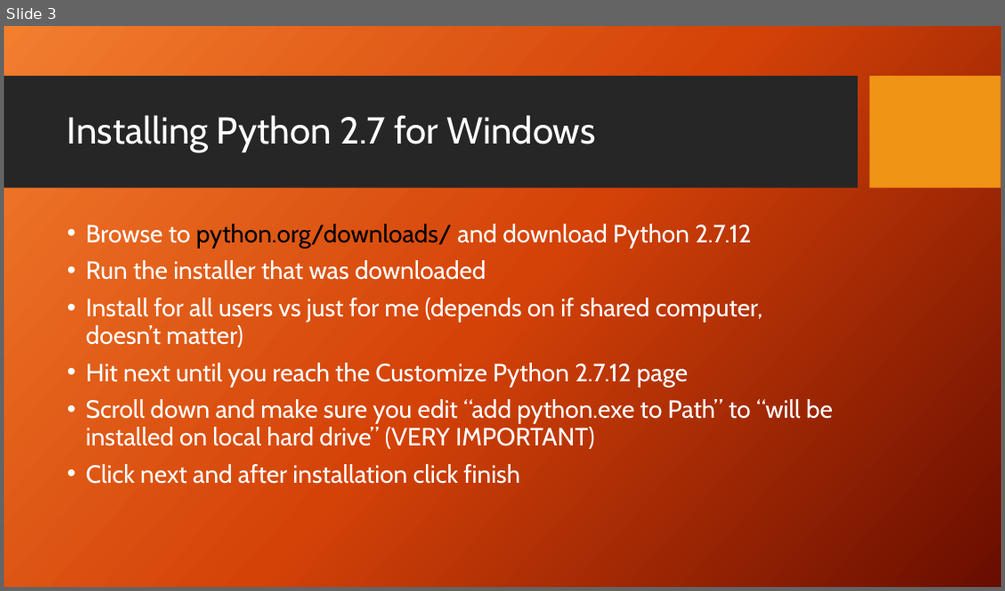
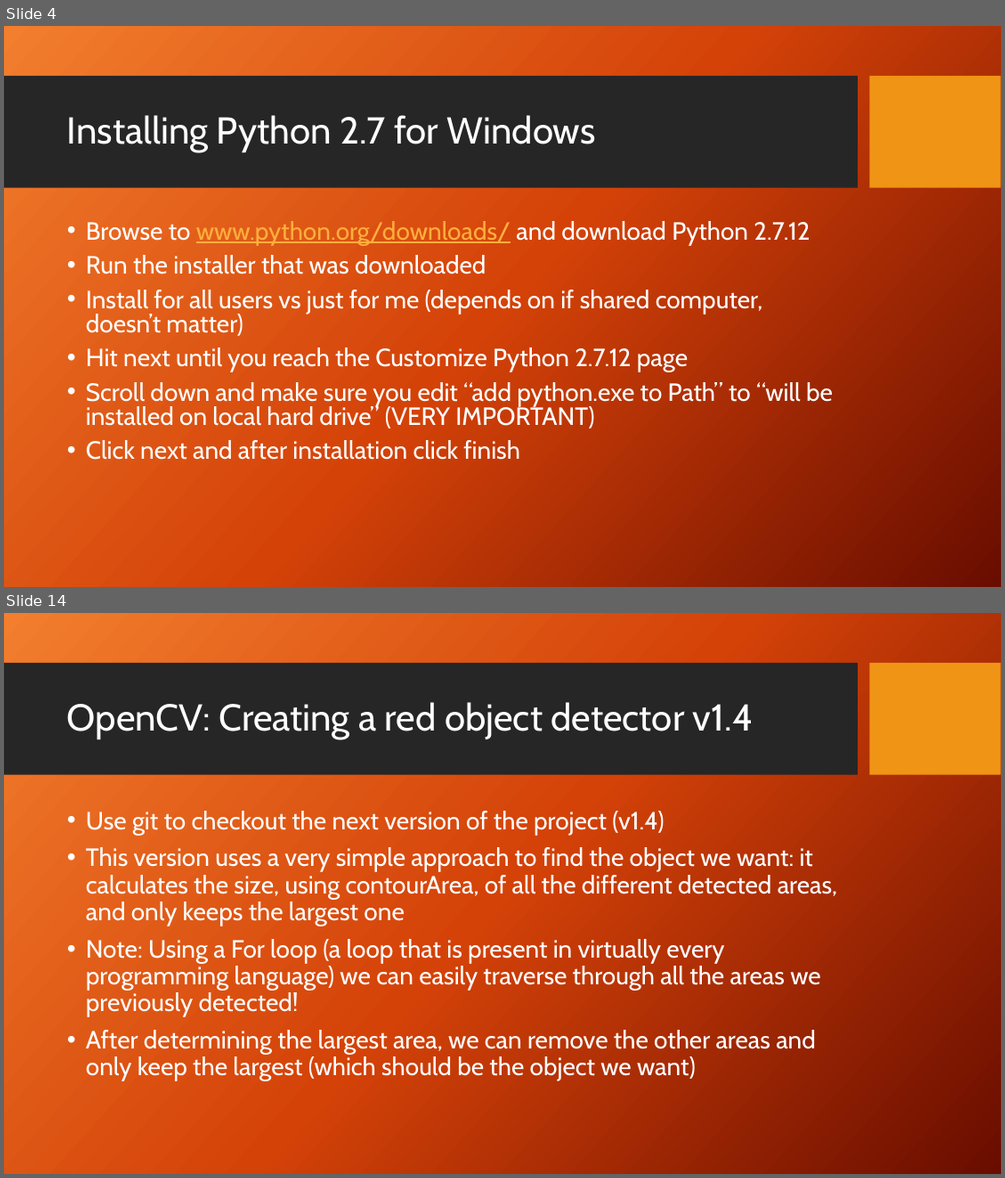
Before and after one commit to jviszlai/opencvPythonTutorial, a slide deck: PowerPoint.pptx. Shown one above the other, each under a label of ours: slide 3 before the commit, slides 4 and 14 after it; the slides between them are not shown. The pictures are 1005x591 and 1005x1178 pixels, drawn with LibreOffice and Linux fonts; fonts in the diff are those of the drawing; background and template pictures are left out. Boxes give left, top, right and bottom in pixels: in the first picture for what was removed or moved away, otherwise in the second. Text is boxed around its words. In the diff, an @@ line names an element or a change of style, - is before the commit and + after.

```diff
--- a/PowerPoint.pptx
+++ b/PowerPoint.pptx
@@ slide 14 added at [4, 613, 1001, 1174], background picture (left out); not listed: 2 template elements that a slide beside it also shows @@
@@ title added at [67, 702, 753, 739], 36 pt, text #FFFFFF @@
+OpenCV: Creating a red object detector v1.4
@@ text added at [86, 811, 837, 1081], 24 pt, text #FFFFFF @@
+• Use git to checkout the next version of the project (v1.4)
+• This version uses a very simple approach to find the object we want: it calculates the size, using contourArea, of all the different detected areas, and only keeps the largest one
+• Note: Using a For loop (a loop that is present in virtually every programming language) we can easily traverse through all the areas we previously detected!
+• After determining the largest area, we can remove the other areas and only keep the largest (which should be the object we want)
@@ what was slide 3 is now slide 4 @@
@@ slide 4 changed as well @@
@@ text at [86, 221, 809, 245]: text changed @@
-• Browse to python.org/downloads/ and download Python 2.7.12
+• Browse to www.python.org/downloads/ and download Python 2.7.12
@@ text at [86, 255, 833, 459]: line spacing 0.9 to 0.8 @@
```
Also in this commit, not shown: 2 other slides changed, 11 other slides added.
